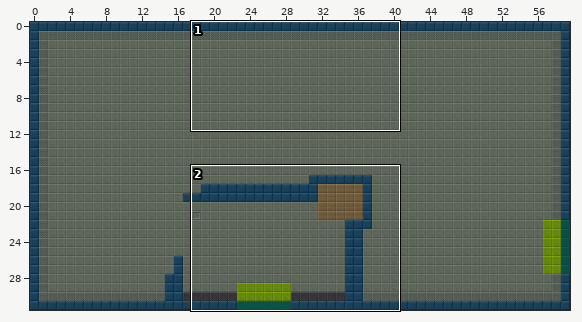
An edit to a level. Tiled map, public/maps/campaign_01_room_003.tmx. The picture above shows the old version from afar; the outline marks the close-up.
Close-up. First the earlier version:
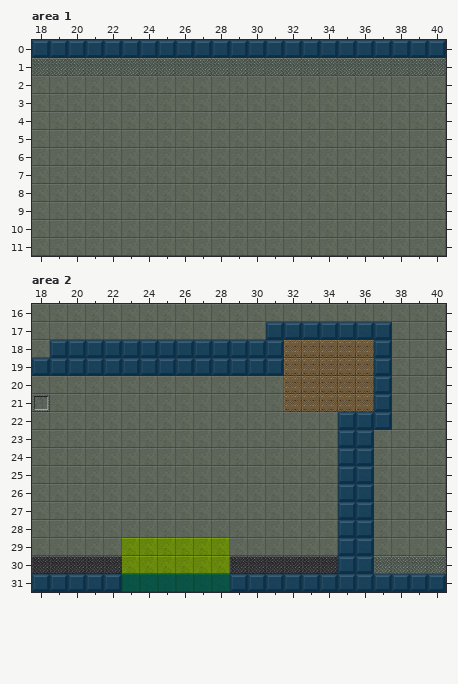
Cells are 32x32 px. Shown: area 1 x 18..40, y 0..11; area 2 x 18..40, y 16..31. The commit also changed other parts of the map, which this record leaves out.
And afterwards:
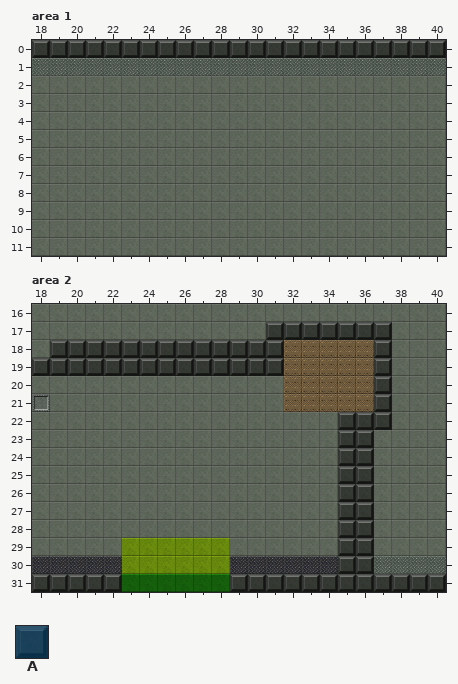
Key: from "collision_tiles": A 0.
_ is an empty cell.
Tiles replaced or removed in this view: A.
See-through tiles are keyed as they look on the map.
Diff:
Changed rows in their new state; . is an unchanged cell.
Layer "collision" (now hidden), area 1:
first column x 18:
 0 _______________________
Layer "collision" (now hidden), area 2:
first column x 18:
17 ............._______...
18 ._____________....._...
19 ______________....._...
20 ..................._...
21 ..................._...
22 .................___...
23 .................__....
24 .................__....
25 .................__....
26 .................__....
27 .................__....
28 .................__....
29 .................__....
30 .................__....
31 _______________________
Boxes around the changes in both close-ups, in picture pixels (x1, y1, x2, y2):
removed: (32, 40, 446, 58)
removed: (32, 322, 446, 592)
